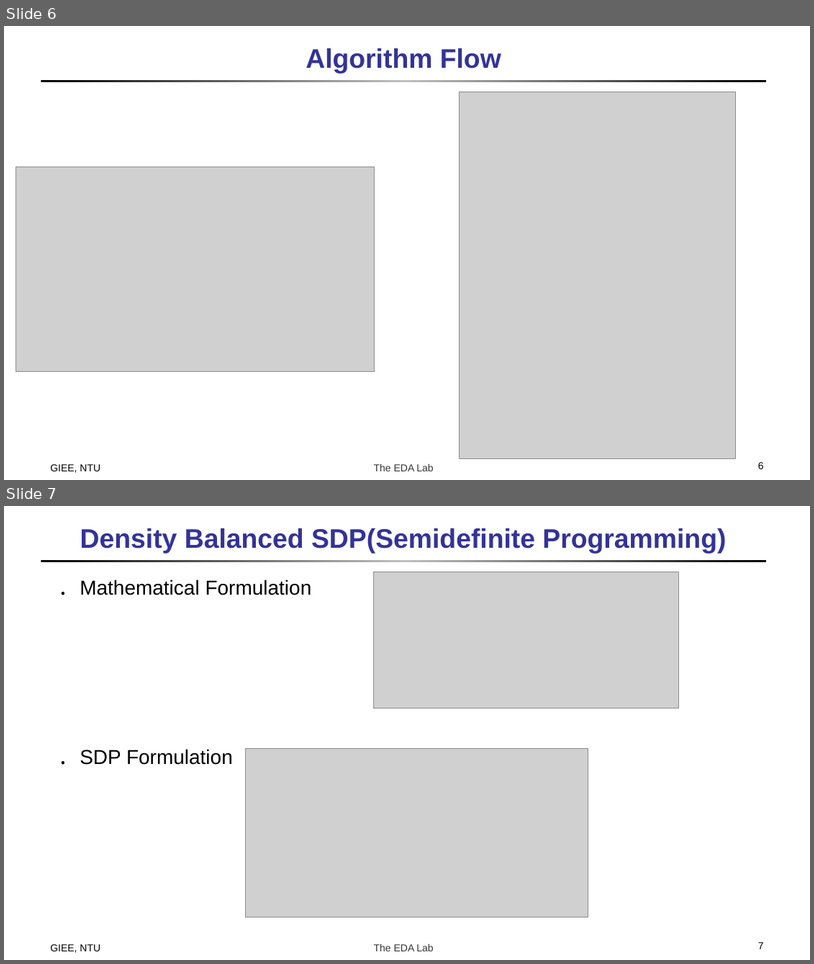
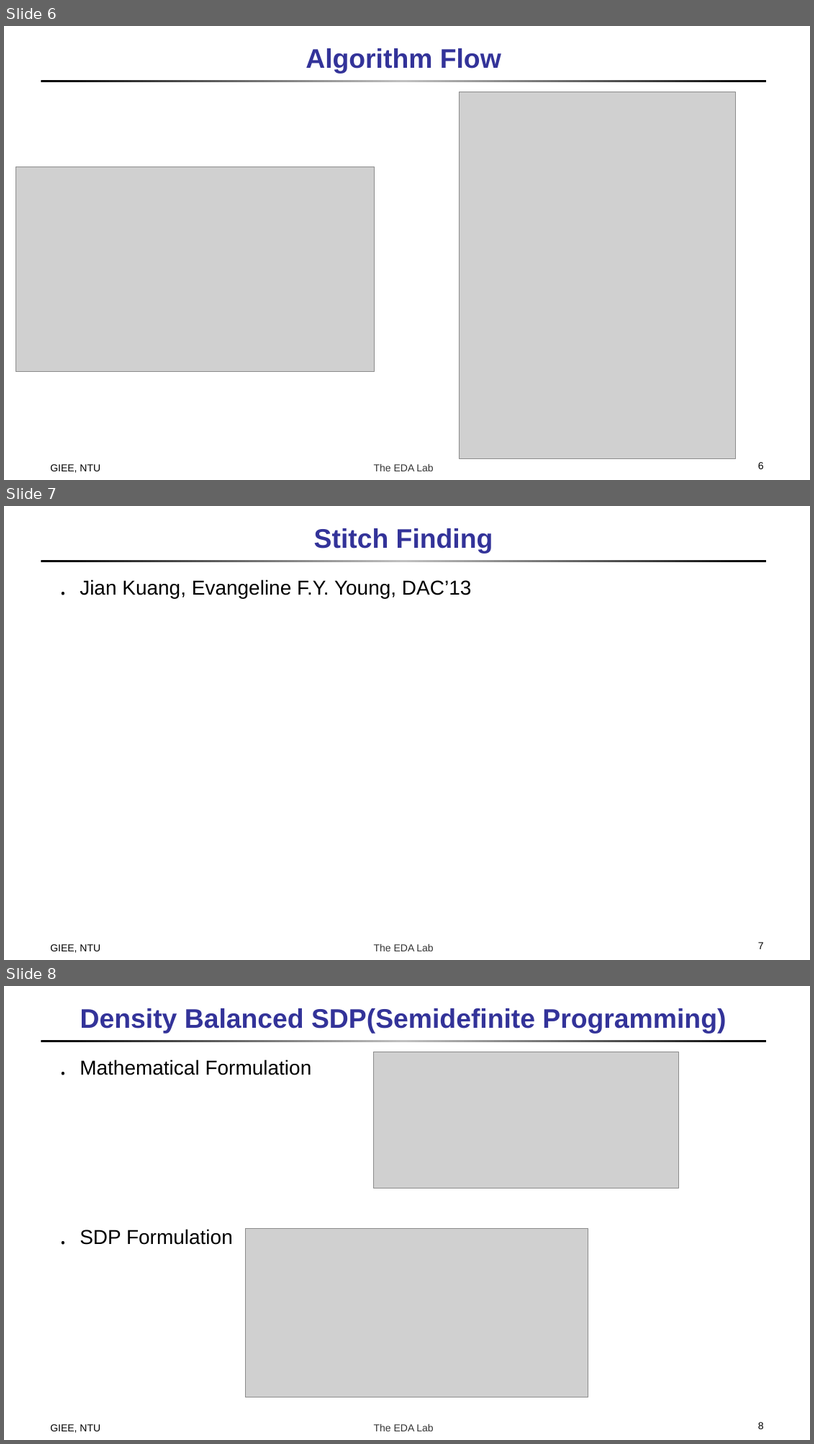
Before and after one commit to doctry/paper, a slide deck: Double Patterning/A High-Performance Triple Patterning Layout Decomposer.pptx. Shown one above the other, each under a label of ours: slides 6 and 7 before the commit, slides 6, 7 and 8 after it. The pictures are 814x964 and 814x1444 pixels, drawn with LibreOffice and Linux fonts; fonts in the diff are those of the drawing; grey boxes stand for pictures. Boxes give left, top, right and bottom in pixels: in the first picture for what was removed or moved away, otherwise in the second. Text is boxed around its words. In the diff, an @@ line names an element or a change of style, - is before the commit and + after.

```diff
--- a/Double Patterning/A High-Performance Triple Patterning Layout Decomposer.pptx
+++ b/Double Patterning/A High-Performance Triple Patterning Layout Decomposer.pptx
@@ slide 7 added at box(4, 506, 810, 960), background #FFFFFF; not listed: 2 template elements that a slide beside it also shows @@
@@ title added at box(314, 528, 494, 554), 32 pt, text #333399, bold @@
+Stitch Finding
@@ text added at box(80, 579, 471, 598), 24 pt, text #000000 @@
+․ Jian Kuang, Evangeline F.Y. Young, DAC’13
@@ text added at box(50, 944, 100, 952), 12 pt, text #000000 @@
+GIEE, NTU
@@ page number added at box(759, 942, 764, 949), 12 pt, text #000000 @@
+7
@@ what was slide 7 is now slide 8 @@
@@ page number at box(759, 1422, 764, 1429): text changed @@
-7
+8
```
Also in this commit, not shown: 1 other file.
